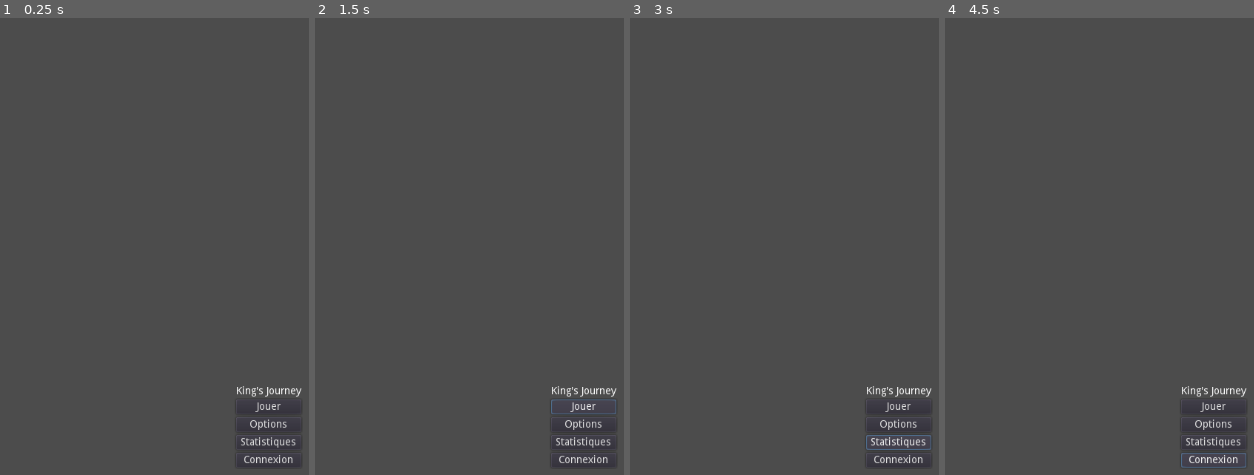
Above: before the commit, frames 1-4 (left to right).
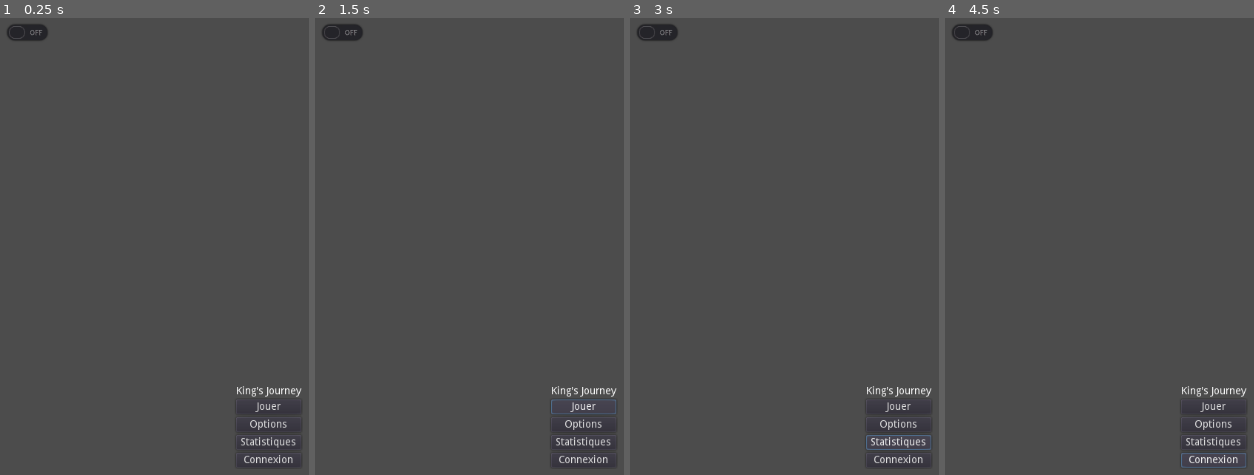
Above: after the commit, the same moments.

Repository: Irilind-Salihi/game-pa-iri
Game: Godot game, scene res://MainMenu.tscn
The game is run twice, just before and just after one commit, with the same random seed, the same clock (stepped at 60 frames per second) and the same inputs. The project has no main scene, so this scene is started directly.
Inputs:
- Up to frame 1 (0.25 s): no input
- Up to frame 2 (1.5 s): click "Connexion" at 0.5 s; click "Jouer" at 1.25 s
- Up to frame 3 (3 s): click "Jouer" at 2 s; click "Statistiques" at 2.75 s
- Up to frame 4 (4.5 s): click "Statistiques" at 3.5 s; click "Connexion" at 4.25 s

The runs differ from the first frame. In frame 1, 0.4% of the frame differs, in the area x 2-16%, y 1-6%; in frame 2, 0.4%; in frame 3, 0.4%; in frame 4, 0.4%.
Error after the commit: Parse Error: The identifier "token" isn't declared in the current scope. (res://MainMenu.gd:26)

Commit message:
Ajout systeme de check login

Diff:
--- a/Jeu info701/LoginMenu.gd
+++ b/Jeu info701/LoginMenu.gd
@@ -2,7 +2,7 @@
 
 var username
 var password
-var path = "res://cache.json"
+var path = "res://accesstoken.json"
 var test = {
 	"test" : "sadasdasd"
 }
@@ -15,7 +15,7 @@
 
 func _on_loginButton_pressed():
 	var headers = ["Content-Type: application/json"]
-	var body = {username = username,password = "123456"}
+	var body = {username = "admin",password = "password123"}
 	body = JSON.print(body)
 	$loginContainer/loginButton/loginRequest.request("http://127.0.0.1:1234/user/login",headers, false, HTTPClient.METHOD_POST, body)
 
@@ -31,11 +31,14 @@
 func savefile (json):
 	var file = File.new()
 	file.open(path,File.WRITE)
-	#file.store_string(json)
+	file.store_string(to_json(json))
 
 func _on_loginRequest_request_completed(result, response_code, headers, body):
 
 	var json = JSON.parse(body.get_string_from_utf8())
-	savefile(body)
 	var dict = json.result
+	var storedJson ={"access_token": dict.get("access_token"),"username": dict.get("username")}
+	print(dict.get("username"))
+	savefile(storedJson)
+
 	print(dict.get("access_token"))
--- /dev/null
+++ b/Jeu info701/MainMenu.gd
@@ -0,0 +1,60 @@
+extends Control
+
+
+# Declare member variables here. Examples:
+# var a = 2
+# var b = "text"
+
+
+func loadAccess():
+	var file = File.new()
+	if file.file_exists("res://accesstoken.json"):
+		print("y a r")
+	else:
+		print(" on a un truc roger")
+	#file.open("res://accesstoken.json", File.READ)
+	#var content = file.get_as_text()
+	file.close()
+
+
+	return "test"
+
+# Called when the node enters the scene tree for the first time.
+func _ready():
+	loadAccess()
+
+	var headers = ["Content-Type: application/json","Authorization: Bearer "+token]
+	var body = {username = "admin"}
+	body = JSON.print(body)
+
+	$VBoxContainer/checkLogin.request("http://127.0.0.1:1234/user/check",headers, false, HTTPClient.METHOD_POST, body)
+
+
+# Called every frame. 'delta' is the elapsed time since the previous frame.
+#func _process(delta):
+#	pass
+
+
+func _on_Start_pressed():
+	print("test") # Replace with function body.
+
+
+
+func _on_checkLogin_request_completed(result, response_code, headers, body):
+	var dir = Directory.new()
+	var json = JSON.parse(body.get_string_from_utf8())
+	var dict = json.result
+	print(dict)
+	if dict.get("success"):
+		get_node("CheckButton").pressed = true
+	else:
+		get_node("CheckButton").pressed = false
+		print("ttest")
+		#dir.remove("res://accesstoken.json")
+
+
+
+
+
+func _on_loginButton_pressed():
+	get_tree().change_scene("res://LoginMenu.tscn")
--- a/Jeu info701/MainMenu.tscn
+++ b/Jeu info701/MainMenu.tscn
@@ -1,8 +1,16 @@
-[gd_scene format=2]
+[gd_scene load_steps=2 format=2]
 
-[node name="Control" type="Control"]
+[ext_resource path="res://MainMenu.gd" type="Script" id=1]
+
+[node name="MainMenu" type="Control"]
 anchor_right = 1.0
 anchor_bottom = 1.0
+script = ExtResource( 1 )
+
+[node name="CheckButton" type="CheckButton" parent="."]
+margin_right = 76.0
+margin_bottom = 40.0
+disabled = true
 
 [node name="VBoxContainer" type="VBoxContainer" parent="."]
 anchor_left = 0.5
@@ -43,3 +51,9 @@
 margin_right = 88.0
 margin_bottom = 110.0
 text = "Connexion"
+
+[node name="checkLogin" type="HTTPRequest" parent="VBoxContainer"]
+
+[connection signal="pressed" from="VBoxContainer/Start" to="." method="_on_Start_pressed"]
+[connection signal="pressed" from="VBoxContainer/loginButton" to="." method="_on_loginButton_pressed"]
+[connection signal="request_completed" from="VBoxContainer/checkLogin" to="." method="_on_checkLogin_request_completed"]
Empty file removed: Jeu info701/cache.json
Empty file added: Jeu info701/idee.json
